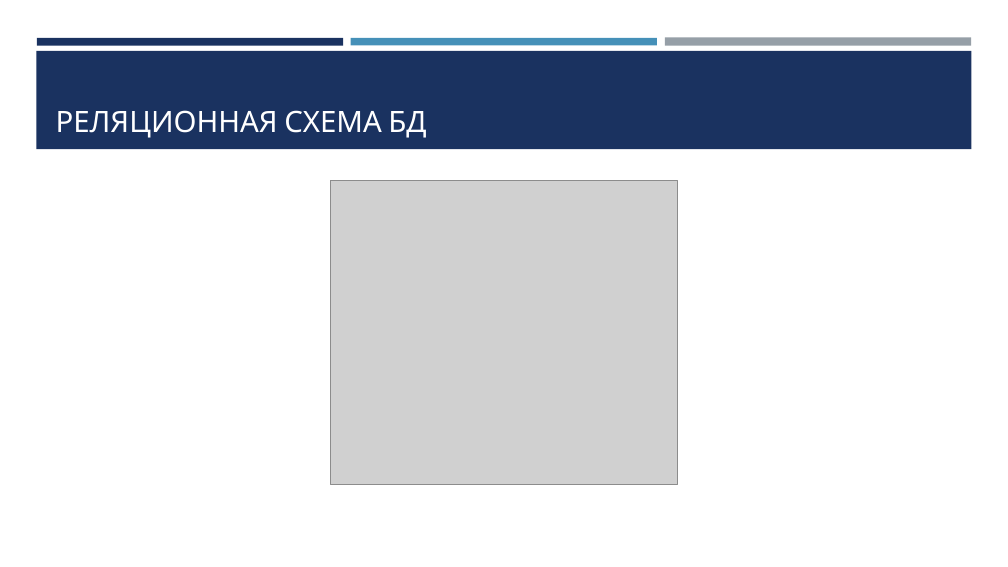
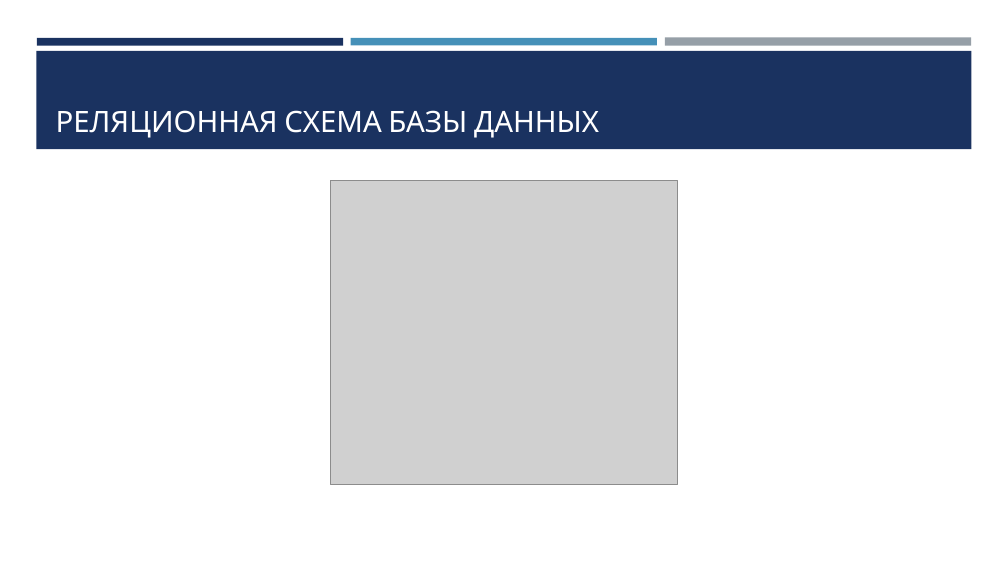
Before and after one commit to btwlav/ChatTutorial1, a slide deck: slide 4 of shemas/Выступление.pptx. Drawn at 1008x567 pixels with LibreOffice and Linux fonts; fonts in the diff are those of the drawing; grey boxes stand for pictures. Boxes give left, top, right and bottom in pixels: in the first picture for what was removed or moved away, otherwise in the second. Text is boxed around its words. In the diff, an @@ line names an element or a change of style, - is before the commit and + after.

```diff
--- a/shemas/Выступление.pptx
+++ b/shemas/Выступление.pptx
@@ title at (56,110,599,138): text changed @@
-РЕЛЯЦИОННАЯ СХЕМА БД
+РЕЛЯЦИОННАЯ СХЕМА БАЗЫ ДАННЫХ
```
Also in this commit, not shown: 2 other slides changed, 3 slides added, 1 slide removed.
